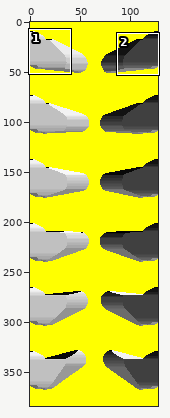
File history of a sprite sheet, convert/flippers.gif. The picture above shows the old version from afar; the outline marks the close-up.
Close-up. Before the commit:
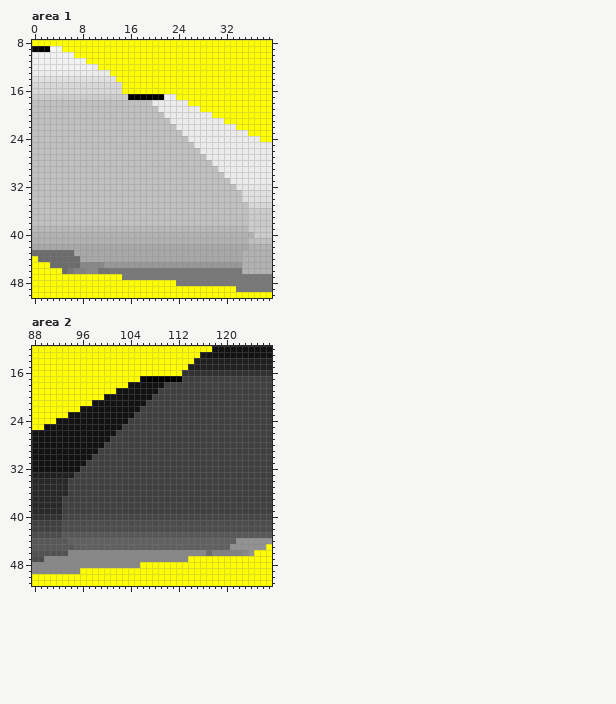
The file is 128x384 pixels. Colours within 5 levels of each other are drawn and written as one. Shown: area 1: x 0..39, y 8..50; area 2: x 88..127, y 12..51. The commit also changed other parts of the picture, which this record leaves out.
The same view after the edit:
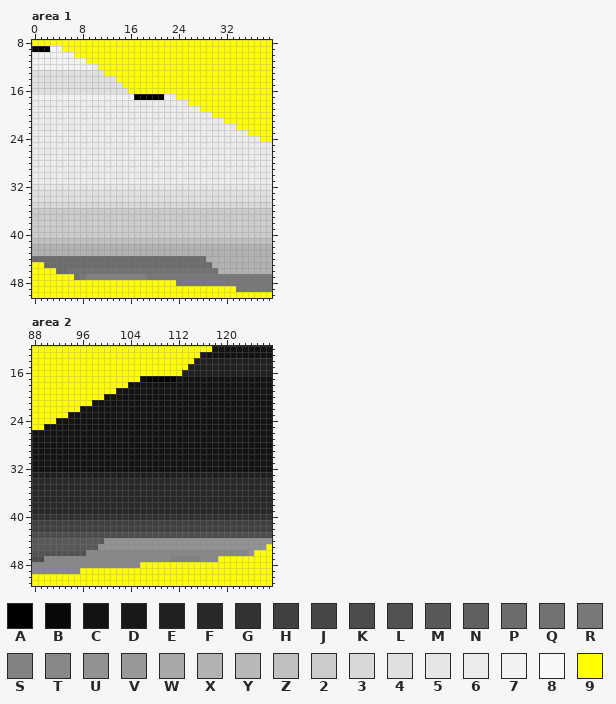
Palette (. is transparent): A #000000  B #080808  C #121212  D #181818  E #202020  F #282828  G #323232  H #404040  J #464646  K #4c4c4c  L #525252  M #585858  N #606060  P #6c6c6c  Q #727272  R #787878  S #828282  T #888888  U #929292  V #989898  W #a8a8a8  X #b2b2b2  Y #b8b8b8  Z #c0c0c0  2 #cccccc  3 #d8d8d8  4 #e0e0e0  5 #e6e6e6  6 #ececec  7 #f2f2f2  8 #f8f8f8  9 #ffff00
Edits made:
Changed rows in their new state; - is an unchanged pixel.
Area 1:
first column x 0:
13 4444444444449------------------------
15 444444444444444----------------------
16 4444444444444444---------------------
17 77777777777777777--------------------
18 66666666666666666666-----------------
19 666666666666666666666----------------
20 6666666666666666666666---------------
21 66666666666666666666666--------------
22 666666666666666666666666-------------
23 6666666666666666666666666------------
24 66666666666666666666666666-----------
25 666666666666666666666666666----------
26 6666666666666666666666666666---------
27 66666666666666666666666666666--------
28 666666666666666666666666666666-------
29 6666666666666666666666666666666------
30 66666666666666666666666666666666-----
31 666666666666666666666666666666666----
32 5555555555555555555555555555555555---
33 44444444444444444444444444444444444--
34 44444444444444444444444444444444444--
35 333333333333333333333333333333333333-
36 222222222222222222222222222222222222-
37 222222222222222222222222222222222222-
38 222222222222222222222222222222222222-
39 222222222222222222222222222222222222-
40 2222222222222222222222222222222222222
41 ZZZZZZZZZZZZZZZZZZZZZZZZZZZZZZZZZZZZ-
42 XXXXXXXXXXXXXXXXXXXXXXXXXXXXXXXXXXXX-
43 XXXXXXXXXXXXXXXXXXXXXXXXXXXXXXXXXXX--
44 P-------PPPPPPPPPPPPPPPPPPPPPXXXXXX--
45 --P-----PPPPPPPPPPPPPPPPPPPPPPXXXXX--
46 ----P-QQQQQ--QQQQQQQQQQQQQQQQQQXXXX--
47 -------QRSSSSSSSSSS------------------
Area 2:
first column x 93:
16 --------------------EEEEEEEEEEEEEEE
17 -------------------CCCCCCCCCCCCCCCC
18 -----------------CCCCCCCCCCCCCCCCCC
19 ----------------CCCCCCCCCCCCCCCCCCC
20 ---------------CCCCCCCCCCCCCCCCCCCC
21 --------------CCCCCCCCCCCCCCCCCCCCC
22 -------------CCCCCCCCCCCCCCCCCCCCCC
23 ------------CCCCCCCCCCCCCCCCCCCCCCC
24 -----------CCCCCCCCCCCCCCCCCCCCCCCC
25 ----------CCCCCCCCCCCCCCCCCCCCCCCCC
26 ---------CCCCCCCCCCCCCCCCCCCCCCCCCC
27 --------CCCCCCCCCCCCCCCCCCCCCCCCCCC
28 -------CCCCCCCCCCCCCCCCCCCCCCCCCCCC
29 ------CCCCCCCCCCCCCCCCCCCCCCCCCCCCC
30 -----CCCCCCCCCCCCCCCCCCCCCCCCCCCCCC
31 ----CCCCCCCCCCCCCCCCCCCCCCCCCCCCCCC
32 ---CCCCCCCCCCCCCCCCCCCCCCCCCCCCCCCC
33 --EEEEEEEEEEEEEEEEEEEEEEEEEEEEEEEEE
34 -FFFFFFFFFFFFFFFFFFFFFFFFFFFFFFFFFF
35 -FFFFFFFFFFFFFFFFFFFFFFFFFFFFFFFFFF
36 -FFFFFFFFFFFFFFFFFFFFFFFFFFFFFFFFFF
37 FFFFFFFFFFFFFFFFFFFFFFFFFFFFFFFFFFF
38 FFFFFFFFFFFFFFFFFFFFFFFFFFFFFFFFFFF
39 FFFFFFFFFFFFFFFFFFFFFFFFFFFFFFFFFFF
40 GGGGGGGGGGGGGGGGGGGGGGGGGGGGGGGGGGG
41 HHHHHHHHHHHHHHHHHHHHHHHHHHHHHHHHHHH
42 HHHHHHHHHHHHHHHHHHHHHHHHHHHHHHHHHHH
43 KKKKKKKKKKKKKKKKKKKKKKKKKKKKKKKKKKK
44 -MMMMMMUUUUUUUUUUUUUUUUUUUUUU------
45 --MMMMUUUUUUUUUUUUUUUUUUUUUU-------
46 -LLL--------------------TTTTTT-----
47 ------------------SSSSSTTT---------
Where, in picture pixels (left, top, right, bottom), the same in both close-ups:
changed: (32, 70, 254, 280)
changed: (62, 370, 272, 562)
